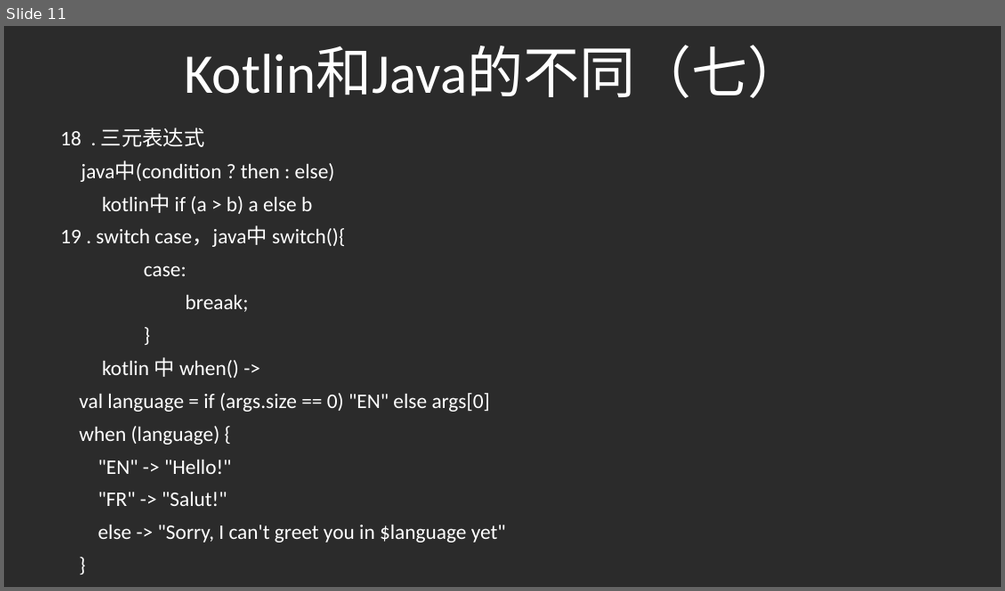
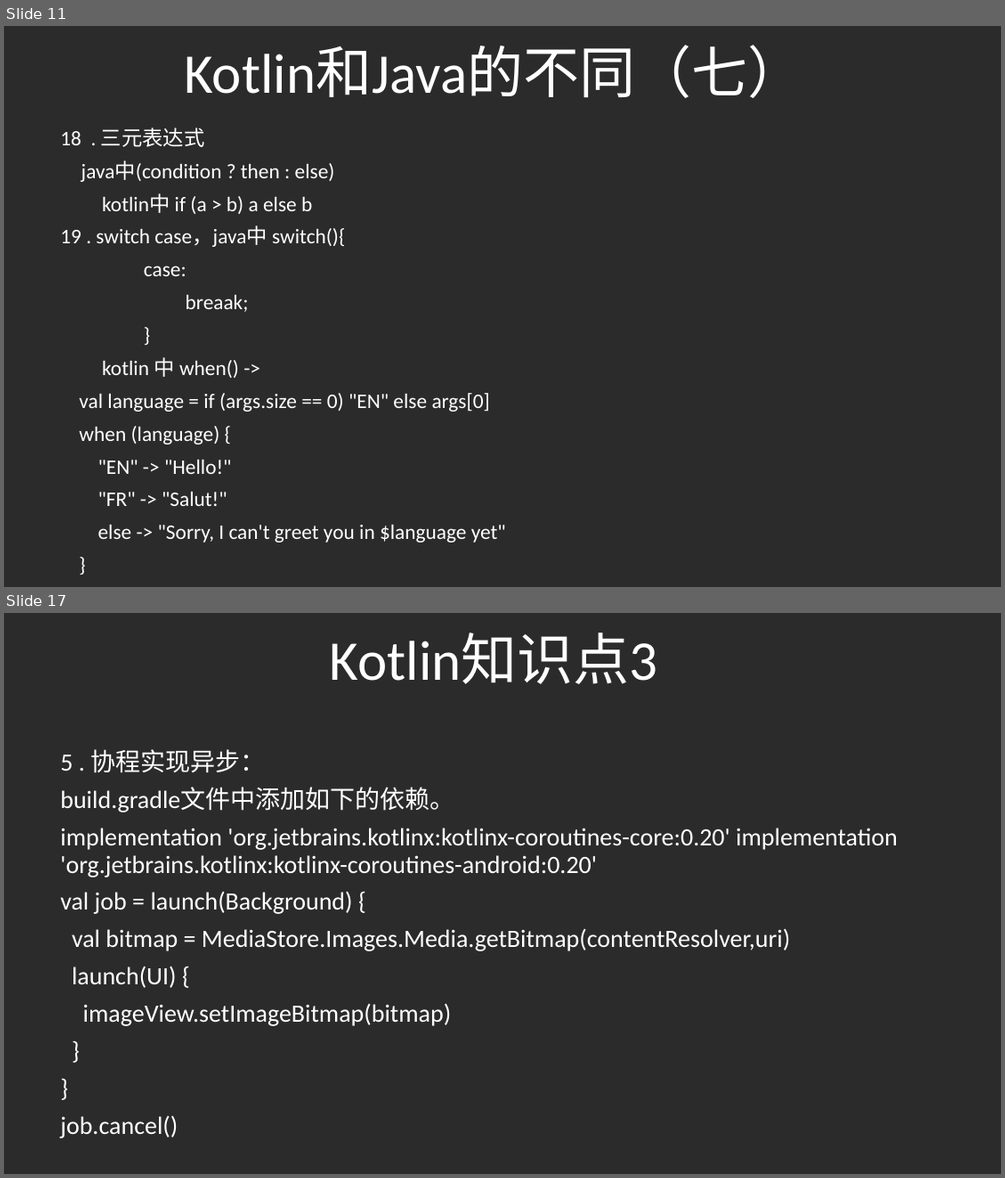
Before and after one commit to gaoleicoding/HelloKotlin, a slide deck: KotlinApp/Kotlin分享.pptx. Shown one above the other, each under a label of ours: slide 11 before the commit, slides 11 and 17 after it; the slides between them are not shown. The pictures are 1005x591 and 1005x1178 pixels, drawn with LibreOffice and Linux fonts; fonts in the diff are those of the drawing; background and template pictures are left out; a plain dark background stands for a picture behind light text. Boxes give left, top, right and bottom in pixels: in the first picture for what was removed or moved away, otherwise in the second. Text is boxed around its words. In the diff, an @@ line names an element or a change of style, - is before the commit and + after.

```diff
--- a/KotlinApp/Kotlin分享.pptx
+++ b/KotlinApp/Kotlin分享.pptx
@@ slide 17 added at [4,613,1001,1174], background picture (left out) @@
@@ title added at [330,633,658,684], 54 pt, text #FFFFFF @@
+Kotlin知识点3
@@ subtitle added at [60,749,898,1138], 24 pt, text #FFFFFF @@
+5 . 协程实现异步：
+build.gradle文件中添加如下的依赖。
+implementation 'org.jetbrains.kotlinx:kotlinx-coroutines-core:0.20' implementation 'org.jetbrains.kotlinx:kotlinx-coroutines-android:0.20'
+val job = launch(Background) {
+val bitmap = MediaStore.Images.Media.getBitmap(contentResolver,uri)
+launch(UI) {
+imageView.setImageBitmap(bitmap)
+}
+}
+job.cancel()
```
Also in this commit, not shown: 2 slides changed, 4 other slides added.
